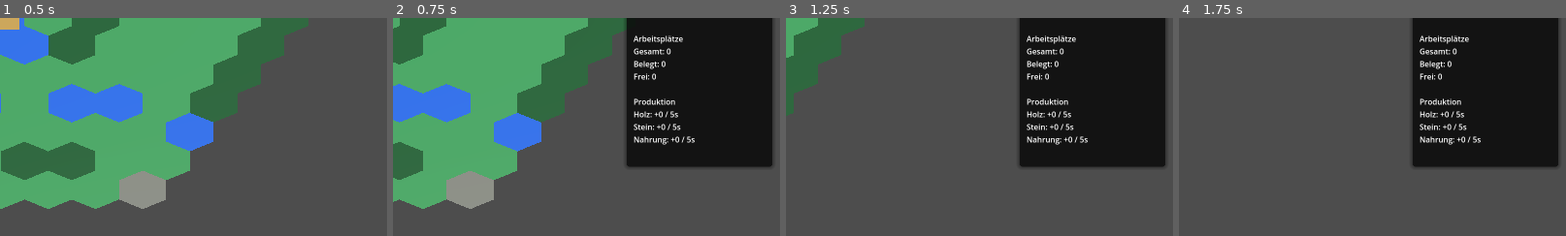
Above: before the commit, frames 1-4 (left to right).
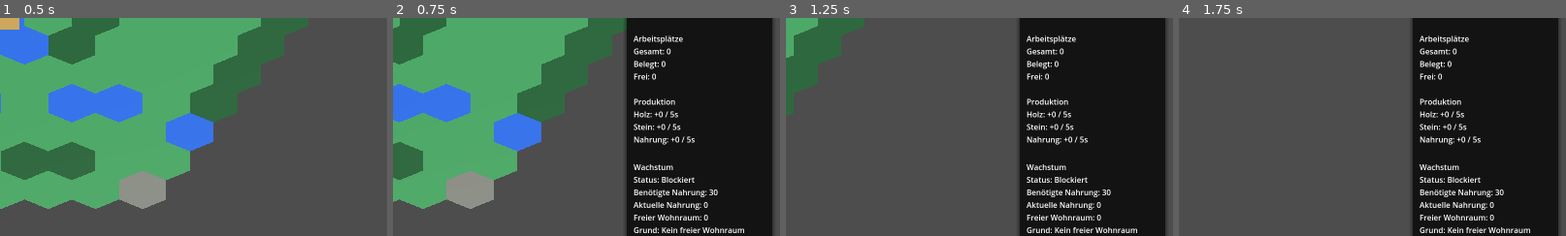
Above: after the commit, the same moments.

Repository: Ranu4922/CodexGame
Game: Godot game, scene res://scenes/Main.tscn
Same seed, same stepped clock (60 frames per second), same inputs: the game is played once before the commit and once after it.
Inputs (mouse positions are % of the whole screen's width and height, from its top left):
- Up to frame 1 (0.5 s): no input
- Up to frame 2 (0.75 s): tap Enter at 0.5 s; move the mouse to (72, 45) at 0.52 s; hold D from 0.53 s (still down); tap I at 0.6 s; click (72, 45) at 0.67 s
- Up to frame 3 (1.25 s): keep holding D
- Up to frame 4 (1.75 s): move the mouse to (30, 55) at 1.27 s; release D at 1.28 s; hold S from 1.28 s (still down); tap B at 1.35 s
The pictures show only the part of the screen within x 50-100%, y 50-100%; the shares and areas given below are measured in that part.

Frame 1 is identical in both runs. In frame 2, 11% of the frame differs, in the area x 60-98%, y 67-100%; in frame 3, 11%; in frame 4, 11%.

Commit message:
Fix settlement growth info node lookup

Diff:
--- a/scripts/settlement_growth_info.gd
+++ b/scripts/settlement_growth_info.gd
@@ -1,14 +1,32 @@
 extends Label
 
-@onready var game_world: Node = get_tree().current_scene
-@onready var hex_grid: Node = game_world.get_node("HexGrid")
-@onready var population_growth: Node = game_world.get_node("PopulationGrowth")
+var game_world: Node
+var hex_grid: Node
+var population_growth: Node
+
+
+func _ready() -> void:
+	game_world = _find_game_world()
+	if game_world == null:
+		return
+	hex_grid = game_world.get_node_or_null("HexGrid")
+	population_growth = game_world.get_node_or_null("PopulationGrowth")
+	_update_growth_info()
 
 
 func _process(_delta: float) -> void:
 	if hex_grid == null or population_growth == null:
 		return
 	_update_growth_info()
+
+
+func _find_game_world() -> Node:
+	var current_node: Node = self
+	while current_node != null:
+		if current_node.name == "GameWorld":
+			return current_node
+		current_node = current_node.get_parent()
+	return null
 
 
 func _update_growth_info() -> void:
